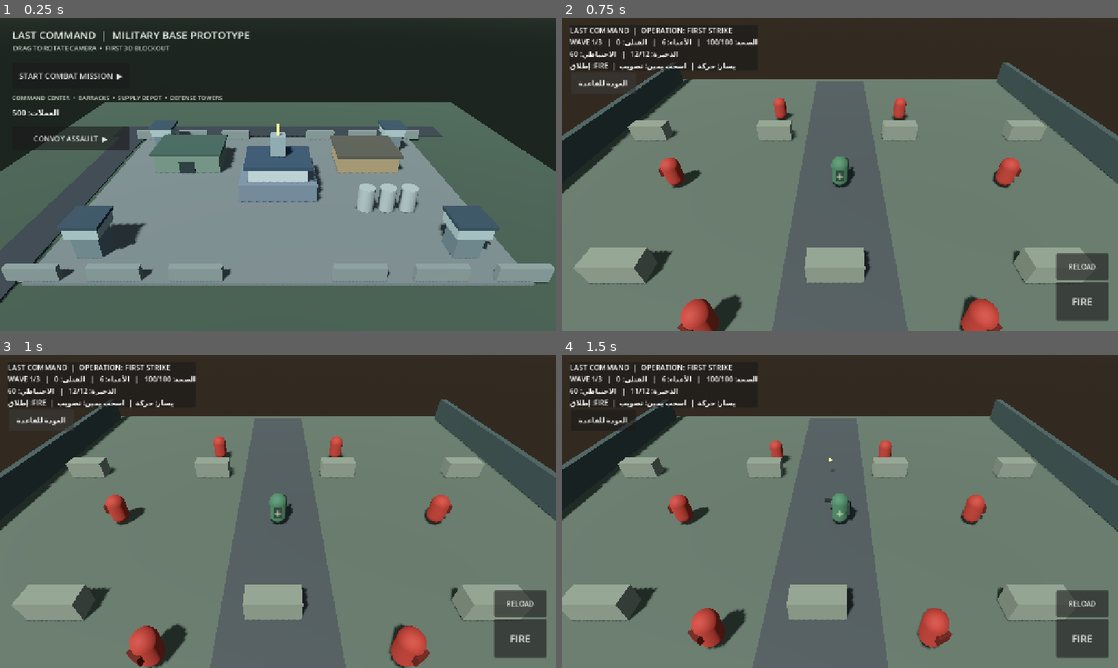
Above: before the commit, frames 1-4 (two rows, left to right).
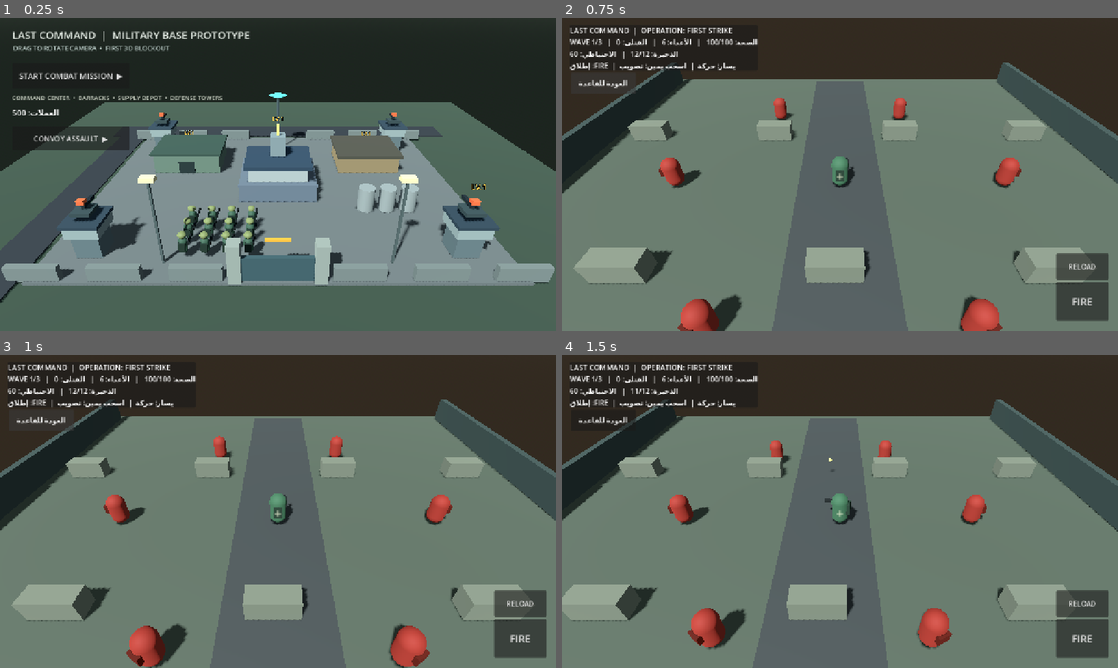
Above: after the commit, the same moments.

Repository: alshwqazf70-svg/last-command-android
Game: Godot game, scene res://scenes/base_preview.tscn
Two runs of this game, one before a commit and one after it. Both use one fixed random seed, a clock stepped at 60 frames per second and the inputs below.
Inputs (mouse positions are in pixels of both pictures, inside the frame that each line leads up to):
- Up to frame 1 (0.25 s): no input
- Up to frame 2 (0.75 s): click "START COMBAT MISSION ▶" at 0.5 s
- Up to frame 3 (1 s): no input
- Up to frame 4 (1.5 s): tap Enter (ui_accept) at 1.25 s; move the mouse to (962, 495) at 1.27 s; hold Right (ui_right) from 1.28 s (still down); click (962, 495) at 1.42 s

The runs differ from the first frame. In frame 1, 5.0% of the frame differs, in the area x 13-88%, y 23-86%; in frame 2, nothing differs; in frame 3, nothing differs; in frame 4, nothing differs.

Commit message:
Upgrade base visuals with troop formation and layered defenses

Diff:
--- a/project/scripts/base_preview.gd
+++ b/project/scripts/base_preview.gd
@@ -97,6 +97,10 @@
 	for x in [-12.0, -8.0, -4.0, 4.0, 8.0, 12.0]:
 		_add_box("North barrier", Vector3(x, 0.42, -9.2), Vector3(2.6, 0.84, 0.35), Color(0.38, 0.42, 0.40))
 		_add_box("South barrier", Vector3(x, 0.42, 9.2), Vector3(2.6, 0.84, 0.35), Color(0.38, 0.42, 0.40))
+	_add_perimeter_gate()
+	_build_troop_formation()
+	_build_defense_network()
+	_apply_building_visual_levels()
 
 func _load_progress() -> void:
 	progress.load("user://progress.cfg")
@@ -165,10 +169,126 @@
 	progress.save("user://progress.cfg")
 	_update_building_panel()
 	_update_coin_label()
+	_apply_building_visual_levels()
 
 func _update_coin_label() -> void:
 	if coin_label != null:
 		coin_label.text = "العملات: %d" % coins
+
+
+func _add_perimeter_gate() -> void:
+	_add_box("Gate left pillar", Vector3(-2.1, 1.15, 9.2), Vector3(0.65, 2.3, 0.7), Color(0.48, 0.52, 0.48))
+	_add_box("Gate right pillar", Vector3(2.1, 1.15, 9.2), Vector3(0.65, 2.3, 0.7), Color(0.48, 0.52, 0.48))
+	_add_box("Armored gate", Vector3(0.0, 0.72, 9.2), Vector3(3.6, 1.35, 0.28), Color(0.20, 0.29, 0.30))
+	_add_box("Gate warning light", Vector3(0.0, 2.45, 9.2), Vector3(1.2, 0.12, 0.16), Color(0.92, 0.56, 0.18))
+
+func _build_troop_formation() -> void:
+	# A visible parade formation makes the barracks feel staffed, not decorative.
+	for row in range(3):
+		for column in range(4):
+			var soldier := Node3D.new()
+			soldier.name = "Base_Soldier_%02d" % (row * 4 + column + 1)
+			soldier.position = Vector3(-5.0 + float(column) * 1.15, 0.0, 5.0 + float(row) * 1.25)
+			add_child(soldier)
+			var uniform := _make_material(Color(0.20, 0.31, 0.24))
+			var body := MeshInstance3D.new()
+			var torso := CapsuleMesh.new()
+			torso.radius = 0.24
+			torso.height = 0.95
+			body.mesh = torso
+			body.position.y = 0.78
+			body.material_override = uniform
+			soldier.add_child(body)
+			var head := MeshInstance3D.new()
+			var helmet := SphereMesh.new()
+			helmet.radius = 0.22
+			helmet.height = 0.34
+			head.mesh = helmet
+			head.position.y = 1.42
+			head.material_override = _make_material(Color(0.43, 0.48, 0.30))
+			soldier.add_child(head)
+			var pack := MeshInstance3D.new()
+			var pack_mesh := BoxMesh.new()
+			pack_mesh.size = Vector3(0.34, 0.48, 0.22)
+			pack.mesh = pack_mesh
+			pack.position = Vector3(0.0, 0.82, 0.25)
+			pack.material_override = _make_material(Color(0.12, 0.18, 0.14))
+			soldier.add_child(pack)
+			var rifle := MeshInstance3D.new()
+			var rifle_mesh := BoxMesh.new()
+			rifle_mesh.size = Vector3(0.10, 0.10, 0.82)
+			rifle.mesh = rifle_mesh
+			rifle.position = Vector3(0.28, 0.92, -0.28)
+			rifle.material_override = _make_material(Color(0.08, 0.10, 0.09))
+			soldier.add_child(rifle)
+
+func _build_defense_network() -> void:
+	var positions := [Vector3(-10.0, 0.0, 7.0), Vector3(10.0, 0.0, 7.0), Vector3(-10.0, 0.0, -7.0), Vector3(10.0, 0.0, -7.0)]
+	for i in range(positions.size()):
+		var p: Vector3 = positions[i]
+		_add_box("Turret mount %d" % i, p + Vector3(0.0, 2.58, 0.0), Vector3(1.0, 0.22, 1.0), Color(0.18, 0.24, 0.24))
+		_add_box("Turret barrel %d" % i, p + Vector3(0.0, 2.82, -0.55), Vector3(0.18, 0.18, 1.15), Color(0.10, 0.14, 0.15))
+		_add_box("Turret sensor %d" % i, p + Vector3(0.0, 3.15, 0.0), Vector3(0.38, 0.22, 0.38), Color(0.78, 0.35, 0.20))
+	_add_cylinder("Central radar mast", Vector3(0.0, 3.35, -6.7), 0.10, 3.0, Color(0.28, 0.34, 0.34))
+	var radar := MeshInstance3D.new()
+	var radar_mesh := SphereMesh.new()
+	radar_mesh.radius = 0.72
+	radar_mesh.height = 0.18
+	radar.mesh = radar_mesh
+	radar.position = Vector3(0.0, 4.9, -6.7)
+	radar.material_override = _make_material(Color(0.30, 0.72, 0.66))
+	add_child(radar)
+	for x in [-6.0, 6.0]:
+		_add_box("Floodlight pole", Vector3(x, 2.5, 8.0), Vector3(0.12, 5.0, 0.12), Color(0.26, 0.31, 0.30))
+		_add_box("Floodlight head", Vector3(x, 5.0, 8.0), Vector3(0.7, 0.24, 0.42), Color(0.84, 0.78, 0.56))
+
+func _apply_building_visual_levels() -> void:
+	# Upgrade ranks are represented in-world by visible level markers and added structures.
+	var anchors := {
+		"hq": Vector3(0.0, 5.15, 0.0),
+		"barracks": Vector3(-7.0, 2.65, -4.0),
+		"depot": Vector3(7.0, 2.55, -4.0),
+		"tower": Vector3(10.0, 4.0, 7.0)
+	}
+	for key in building_levels.keys():
+		var old := get_node_or_null("UpgradeVisual_" + str(key))
+		if old != null:
+			old.queue_free()
+		var root := Node3D.new()
+		root.name = "UpgradeVisual_" + str(key)
+		add_child(root)
+		var level := clampi(int(building_levels[key]), 1, 5)
+		var badge := Label3D.new()
+		badge.name = "LevelBadge"
+		badge.text = "LV.%d" % level
+		badge.font_size = 48
+		badge.pixel_size = 0.008
+		badge.billboard = BaseMaterial3D.BILLBOARD_ENABLED
+		badge.position = anchors[key]
+		badge.modulate = Color(0.95, 0.78, 0.30)
+		root.add_child(badge)
+		for tier in range(1, level):
+			var marker := MeshInstance3D.new()
+			var marker_mesh := BoxMesh.new()
+			marker_mesh.size = Vector3(0.55 + float(tier) * 0.12, 0.16, 0.55 + float(tier) * 0.12)
+			marker.mesh = marker_mesh
+			marker.position = anchors[key] + Vector3(0.0, -0.55 - float(tier) * 0.22, 0.0)
+			marker.material_override = _make_material(Color(0.78, 0.58, 0.22))
+			root.add_child(marker)
+		if key == "hq" and level >= 3:
+			_add_box("HQ upgrade antenna", Vector3(1.5, 4.4 + float(level - 2) * 0.35, 0.0), Vector3(0.12, 1.5, 0.12), Color(0.76, 0.68, 0.38))
+		elif key == "barracks" and level >= 3:
+			_add_box("Barracks command awning", Vector3(-7.0, 2.0, -1.6), Vector3(3.0, 0.14, 0.8), Color(0.25, 0.39, 0.30))
+		elif key == "depot" and level >= 3:
+			_add_cylinder("Depot extra silo", Vector3(9.2, 1.0, 2.9), 0.62, 2.0 + float(level - 3) * 0.35, Color(0.60, 0.64, 0.59))
+		elif key == "tower" and level >= 3:
+			_add_box("Advanced defense sensor", Vector3(10.0, 4.0 + float(level - 2) * 0.25, 7.0), Vector3(0.75, 0.28, 0.75), Color(0.24, 0.72, 0.68))
+
+func _make_material(tint: Color) -> StandardMaterial3D:
+	var material := StandardMaterial3D.new()
+	material.albedo_color = tint
+	material.roughness = 0.72
+	return material
 
 func _add_tower(at: Vector3) -> void:
 	_add_box("Watch tower base", at + Vector3(0.0, 0.75, 0.0), Vector3(1.4, 1.5, 1.4), Color(0.32, 0.38, 0.38))
